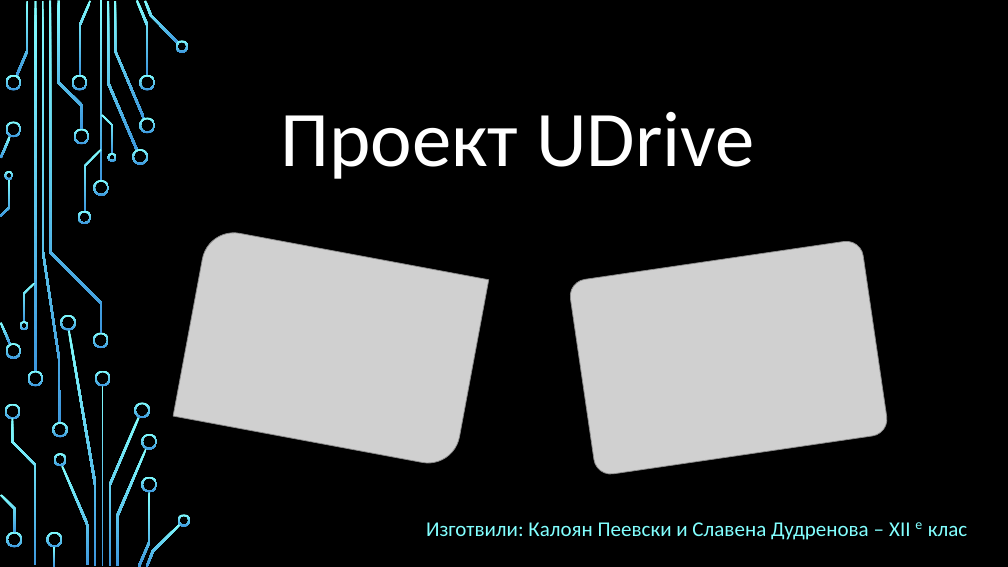
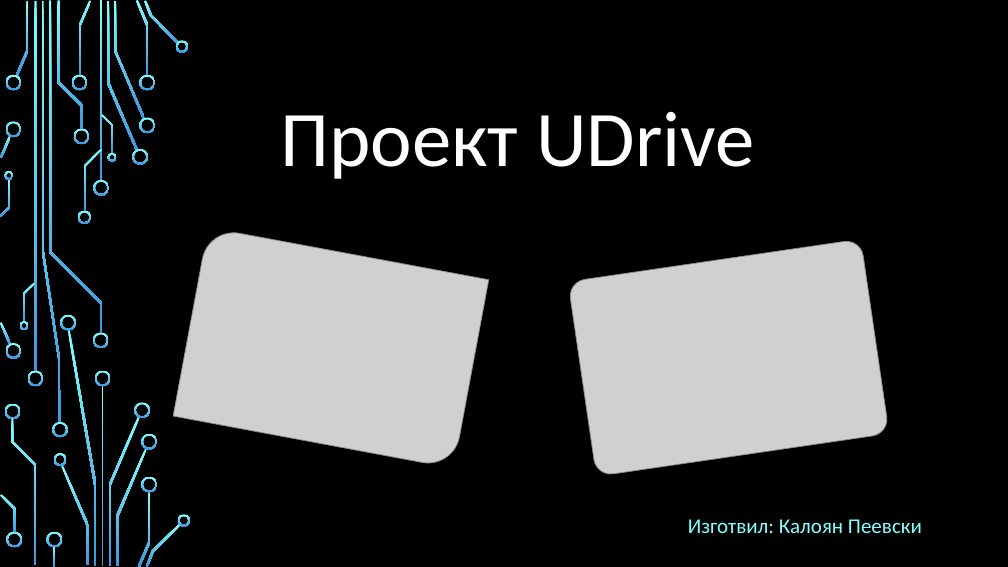
Before and after one commit to kokopeevski/uDrive_Project, a slide deck: slide 1 of Presentation_project_UDrive.pptx. Drawn at 1008x567 pixels with LibreOffice and Linux fonts; fonts in the diff are those of the drawing; grey boxes stand for pictures; background and template pictures are left out. Boxes give left, top, right and bottom in pixels: in the first picture for what was removed or moved away, otherwise in the second. Text is boxed around its words. In the diff, an @@ line names an element or a change of style, - is before the commit and + after.

```diff
--- a/Presentation_project_UDrive.pptx
+++ b/Presentation_project_UDrive.pptx
@@ text at (688,519,922,533): text changed @@
-Изготвили: Калоян Пеевски и Славена Дудренова – XII е клас
+Изготвил: Калоян Пеевски
```
Also in this commit, not shown: 1 other slide changed.
